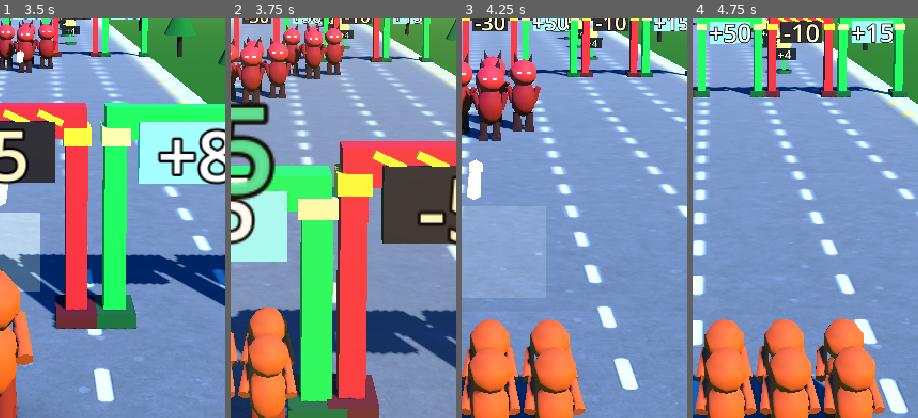
Above: before the commit, frames 1-4 (left to right).
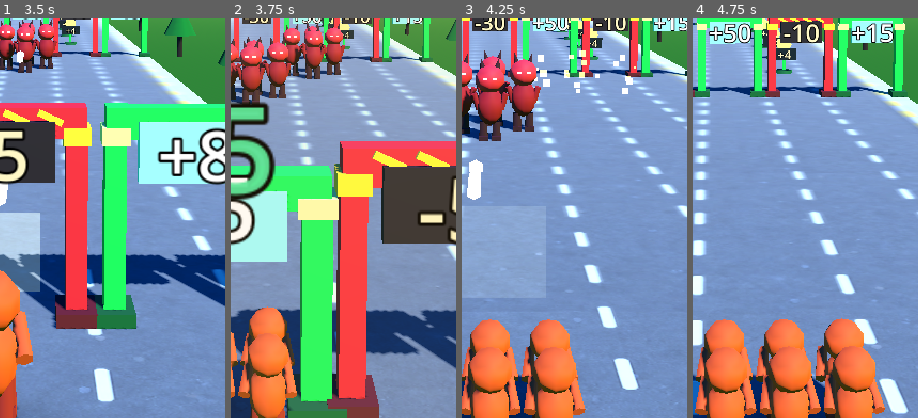
Above: after the commit, the same moments.

Repository: hobsojam/steven-bolt
Game: Godot game, scene res://scenes/main.tscn
Two runs of this game, one before a commit and one after it. Both use one fixed random seed, a clock stepped at 60 frames per second and the inputs below.
Inputs (mouse positions are % of the whole screen's width and height, from its top left):
- Up to frame 1 (3.5 s): tap Enter (ui_accept) at 0.5, 0.77 s; move the mouse to (72, 45) at 0.52 s; hold Right (lane_right) 0.53-1.25 s; click (72, 45) at 0.67 s; drag from (30, 55) to (45, 70) at 1.27 s; move the mouse to (60, 28) at 2.02 s; hold Right (lane_right) 2.03-2.75 s; drag from (45, 70) to (20, 35) at 2.77 s
- Up to frame 2 (3.75 s): move the mouse to (80, 65) at 3.52 s; hold Left (lane_left) from 3.53 s (still down)
- Up to frame 3 (4.25 s): keep holding Left (lane_left); tap Enter (ui_accept) at 3.77 s
- Up to frame 4 (4.75 s): release Left (lane_left) at 4.25 s; drag from (20, 35) to (35, 25) at 4.27 s
The pictures show only the part of the screen within x 44-94%, y 47-97%; the shares and areas given below are measured in that part.

Frame 1 is identical in both runs. In frame 2, 0.1% of the frame differs, in the area x 23-51%, y 2-15%; in frame 3, 0.7%, in the area x 32-78%, y 8-19%; in frame 4, nothing differs.

Commit message:
Fix enemy attrition reading as all-or-nothing under fire
Two visual regressions from the game-feel passes, both making shooting
look like it does nothing until close combat:

- Enemy waves: the backing extras are children of the real enemy's node,
  and _play_death scaled that node to zero - so the whole 4-model cluster
  vanished in one pop when the single enemy died. Now the cluster goes
  down as a staggered cascade (DEATH_STAGGER), each model with its own
  spark, so it reads as several men falling.

- Horde under fire: enemy_mass_layout fills front-to-back (index 0 = front
  rank) and _rebuild rendered the first `count` transforms, so losing
  units dropped the highest indices - the back row, hidden behind the
  rest. Fire ate the mass from the far side where you couldn't see it;
  only the contact phase (mass on top of the player + shred bursts) made
  it visible. New RunRules.enemy_mass_survivor_transforms(full, alive)
  lays the mass out once at full size and returns the *tail*, so units die
  from the front rank inward, survivors never move, and the mass visibly
  carves back. Shred bursts now originate at the current front edge
  (_front_z) instead of a fixed z, and a big loss throws up to 3 bursts.

Pure layout math stays in run_rules.gd; two tests cover the survivor
slice (tail of the layout, front edge recedes, clamps at both ends).
Full suite green, gdlint clean, full-level headless run clean through the
whole horde sequence.

Co-Authored-By: Claude Sonnet 5 <noreply@anthropic.com>
Claude-Session: https://claude.ai/code/session_017m3eYGUxbQus8D5C5bJcB8

Diff:
--- a/scripts/enemy_wave_visual.gd
+++ b/scripts/enemy_wave_visual.gd
@@ -10,14 +10,18 @@
 const TRACER_STRETCH := 3.0
 
 # Non-interactive extras clustered behind each real enemy so a 1-2 enemy
-# wave still reads as a group rather than a lone capsule. Parented to the
-# real enemy's node, so they scale away with it on death. Offsets are
+# wave still reads as a group rather than a lone capsule. Offsets are
 # behind (-z) and to the side, in local metres.
 const BACKING_OFFSETS: Array[Vector3] = [
 	Vector3(-0.55, 0.0, -0.65),
 	Vector3(0.6, 0.0, -0.8),
 	Vector3(0.05, 0.0, -1.3),
 ]
+
+# When a real enemy dies its whole cluster (the enemy plus its extras)
+# goes down, but staggered so it reads as several men falling in quick
+# succession rather than one blob winking out.
+const DEATH_STAGGER := 0.07
 
 var runtime
 
@@ -56,11 +60,30 @@
 
 func _play_death(index: int) -> void:
 	var node: Node3D = _enemy_nodes[index]
-	Vfx.spawn_burst(self, node.position + Vector3(0.0, 0.7, 0.0), Vfx.KILL_COLOR, 16, 4.5)
-	var tween := node.create_tween()
+	var cluster: Array[Node3D] = [node]
+	for child in node.get_children():
+		if child is Node3D:
+			cluster.append(child)
+	# Capture each model's position in this visual's local space now, before
+	# the parent's shrink tween starts skewing its children's transforms.
+	var local_positions: Array[Vector3] = []
+	for model in cluster:
+		local_positions.append(model.global_position - global_position)
+	for i in cluster.size():
+		_kill_model(cluster[i], local_positions[i], i * DEATH_STAGGER)
+
+
+func _kill_model(model: Node3D, local_position: Vector3, delay: float) -> void:
+	var tween := model.create_tween()
+	if delay > 0.0:
+		tween.tween_interval(delay)
+	tween.tween_callback(_spawn_death_burst.bind(local_position))
 	tween.set_trans(Tween.TRANS_BACK).set_ease(Tween.EASE_IN)
-	tween.tween_property(node, "scale", Vector3.ZERO, 0.14)
-	tween.tween_callback(node.hide)
+	tween.tween_property(model, "scale", Vector3.ZERO, 0.12)
+
+
+func _spawn_death_burst(local_position: Vector3) -> void:
+	Vfx.spawn_burst(self, local_position + Vector3(0.0, 0.7, 0.0), Vfx.KILL_COLOR, 12, 4.0)
 
 
 func _spawn_enemy_visual(enemy: Dictionary) -> Node3D:
--- a/scripts/rival_crowd_visual.gd
+++ b/scripts/rival_crowd_visual.gd
@@ -22,6 +22,11 @@
 var _last_count: int = -1
 var _shred_seen_count: int = -1
 var _shred_cooldown: float = 0.0
+# For a mass: its starting size (the layout is anchored to this, so
+# survivors never move) and the local z of the current frontmost rendered
+# rank (where fire is landing as the mass carves back).
+var _full_count: int = 1
+var _front_z: float = 0.0
 var _multimesh_instance: MultiMeshInstance3D
 var _bullet_container: Node3D
 
@@ -59,6 +64,7 @@
 	add_child(_multimesh_instance)
 	_bullet_container = Node3D.new()
 	add_child(_bullet_container)
+	_full_count = maxi(runtime.rival_count, 1)
 
 
 func _process(delta: float) -> void:
@@ -82,16 +88,17 @@
 	if _shred_cooldown > 0.0:
 		return
 	_shred_cooldown = SHRED_INTERVAL
-	# Front rank sits at local z = 0 (the face turned toward the player),
-	# where fire is landing.
 	var half_width: float = maxf(_front_half_width(count), 0.4)
-	Vfx.spawn_burst(
-		self,
-		Vector3(randf_range(-half_width, half_width), 1.0, 0.0),
-		Vfx.KILL_COLOR,
-		clampi(lost * 3, 8, 26),
-		3.5
-	)
+	# One burst per ~10 units lost (capped), scattered across the frontmost
+	# rendered rank - the line the crowd's fire is actually chewing through.
+	for _b in clampi(lost / 10, 1, 3):
+		Vfx.spawn_burst(
+			self,
+			Vector3(randf_range(-half_width, half_width), 1.0, _front_z),
+			Vfx.KILL_COLOR,
+			clampi(lost * 2, 8, 24),
+			3.5
+		)
 
 
 func _refresh_bullets() -> void:
@@ -117,11 +124,12 @@
 
 
 func _rebuild(count: int) -> void:
-	var transforms: Array[Transform3D] = (
-		RunRules.build_enemy_mass_transforms(count)
-		if _is_mass
-		else RunRules.build_multimesh_transforms(count)
-	)
+	var transforms: Array[Transform3D]
+	if _is_mass:
+		transforms = RunRules.enemy_mass_survivor_transforms(_full_count, count)
+		_front_z = transforms[0].origin.z if not transforms.is_empty() else 0.0
+	else:
+		transforms = RunRules.build_multimesh_transforms(count)
 	_multimesh_instance.multimesh.instance_count = transforms.size()
 	if _face_player:
 		# Face the player's crowd (the model's own forward is -Z, matching
--- a/scripts/run_rules.gd
+++ b/scripts/run_rules.gd
@@ -139,6 +139,20 @@
 	return transforms
 
 
+static func enemy_mass_survivor_transforms(
+	full_count: int, alive_count: int
+) -> Array[Transform3D]:
+	# The mass is laid out once at its full size (front rank first). As it
+	# loses units they die from the front rank - the one facing the crowd's
+	# fire - inward, so the survivors are the *tail* of that layout and keep
+	# their original positions. Rendering the tail (rather than truncating
+	# the head) is what makes fire visibly carve the mass back instead of
+	# thinning it from the hidden far side.
+	var all: Array[Transform3D] = build_enemy_mass_transforms(full_count)
+	var shown: int = clampi(alive_count, 0, all.size())
+	return all.slice(all.size() - shown)
+
+
 static func _index_hash(index: int, salt: float) -> float:
 	# Cheap deterministic hash -> [0, 1). Not statistically great, but stable
 	# and dependency-free, which is all the mass jitter needs.
--- a/tests/run_tests.gd
+++ b/tests/run_tests.gd
@@ -73,6 +73,8 @@
 	_test_enemy_mass_layout_recedes_toward_horizon()
 	_test_enemy_mass_layout_is_deterministic()
 	_test_build_enemy_mass_transforms_matches_layout_count()
+	_test_enemy_mass_survivors_die_from_the_front_rank()
+	_test_enemy_mass_survivors_clamp_to_the_mass_size()
 	_test_apply_shot_damage_reduces_and_clamps_at_zero()
 	_test_apply_shot_damage_is_cooldown_gated()
 	_test_apply_shot_damage_spawns_one_bullet_per_shot()
@@ -646,6 +648,35 @@
 	)
 
 
+func _test_enemy_mass_survivors_die_from_the_front_rank() -> void:
+	var full_count: int = 120
+	var alive: int = 80
+	var full: Array[Transform3D] = RunRules.build_enemy_mass_transforms(full_count)
+	var survivors: Array[Transform3D] = RunRules.enemy_mass_survivor_transforms(full_count, alive)
+	_assert_eq(survivors.size(), alive, "survivor count matches the alive count")
+	_assert_true(
+		survivors[0].origin == full[full.size() - alive].origin,
+		"survivors are the tail of the full layout and keep their original positions"
+	)
+	_assert_true(
+		survivors[0].origin.z < full[0].origin.z,
+		"the rendered front edge has receded away from the player as the front rank died"
+	)
+
+
+func _test_enemy_mass_survivors_clamp_to_the_mass_size() -> void:
+	_assert_eq(
+		RunRules.enemy_mass_survivor_transforms(50, 999).size(),
+		RunRules.enemy_mass_layout(50).size(),
+		"asking for more survivors than the mass holds returns the whole mass"
+	)
+	_assert_eq(
+		RunRules.enemy_mass_survivor_transforms(50, 0).size(),
+		0,
+		"a wiped-out mass renders nothing"
+	)
+
+
 func _test_apply_shot_damage_reduces_and_clamps_at_zero() -> void:
 	var runtime := RivalCrowdRuntime.new(10)
 	var applied: int = runtime.apply_shot_damage(1.0, 15, 0.0, 50)
